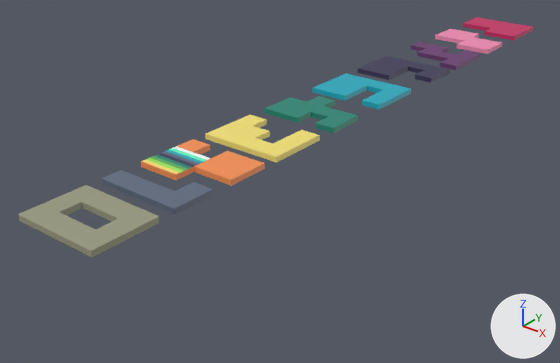
The Blender file data/tokens.blend, before and after one commit.
Camera for both pictures: a camera (50 mm lens) standing at (40.4, -61.5, 26.1) and looking at (-4.2, -5.7, -8.5). The lights are fixed; the arrows at lower right show +X, +Y and +Z.

Names of what the first picture shows: 'nmbr.001', 'nmbr.002', 'nmbr0', 'nmbr1', 'nmbr2', 'nmbr3', 'nmbr4', 'nmbr5', 'nmbr6', 'nmbr7'.
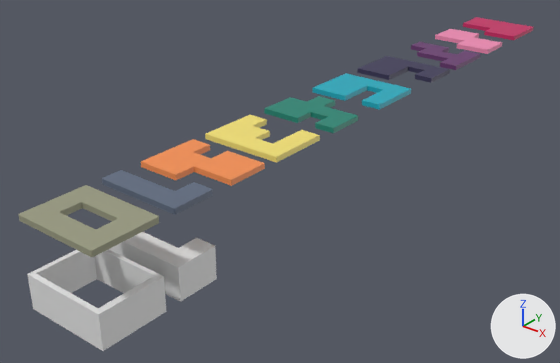
Commit message: Adds glow

Patch to the scene script:
```diff
--- a/data/tokens.blend.py
+++ b/data/tokens.blend.py
@@ me_cube @@
 me_cube.from_pydata(...)  # 24 vertices, 19 faces; spans x -1.0..1.0, y -1.0..1.0, z -1.0..1.0
 # used by ob_nmbr2; location = (0.0, -20.94, 0.0); scale = (4.0, 3.0, 0.25)
+# me_cube part 1: texture (UV) coordinates of 19 of 19 faces, centred in x -1.0..1.0, y -1.0..1.0, z -1.0..1.0, changed; they spanned u 0.0..0.58, v 0.0..0.48 and now span u 0.59..0.59, v 0.19..0.19
 me_cube.materials.append(mat_material_003)
@@ me_cube_012 @@
+me_cube_012.from_pydata([(-1.0, -1.0, -2.05), (-1.0, -1.0, 1.0), (1.0, -1.0, -2.05), (1.0, -1.0, 1.0), (1.0, 1.0, -2.05), (1.0, 1.0, 1.0), (-1.0, 0.0, 1.0), (-1.0, 0.0, -2.05), (0.5, 1.0, 1.0), (0.5, 1.0, -2.05), (0.5, 0.0, -2.05), (0.5, 1.0, -2.05), (0.5, 1.0, 1.0), (0.5, 0.0, 1.0)], [], [(0, 1, 6, 7), (8, 5, 4, 9), (4, 5, 3, 2), (2, 3, 1, 0), (9, 4, 2, 0, 7, 10, 11), (6, 1, 3, 5, 8, 12, 13), (11, 10, 13, 12), (6, 13, 10, 7), (9, 11, 12, 8)])
+for i in [6, 7, 8]: me_cube_012.polygons[i].material_index = 9992
@@ me_cube_009 @@
+me_cube_009.from_pydata([(-1.0, -1.0, -11.26), (-1.0, -1.0, 1.0), (-1.0, 1.0, -11.26), (-1.0, 1.0, 1.0), (1.0, -1.0, -11.26), (1.0, -1.0, 1.0), (1.0, 1.0, -11.26), (1.0, 1.0, 1.0), (-0.87, 0.87, -11.28), (-0.87, -0.87, -11.28), (0.87, 0.87, -11.28), (0.87, -0.87, -11.28), (-0.87, -0.87, 1.22), (-0.87, 0.87, 1.22), (0.87, 0.87, 1.22), (0.87, -0.87, 1.22)], [], [(0, 1, 3, 2), (2, 3, 7, 6), (6, 7, 5, 4), (4, 5, 1, 0), (4, 0, 9, 11), (7, 3, 13, 14), (2, 6, 10, 8), (0, 2, 8, 9), (6, 4, 11, 10), (5, 7, 14, 15), (3, 1, 12, 13), (1, 5, 15, 12), (9, 12, 15, 11), (8, 13, 12, 9), (10, 14, 13, 8), (11, 15, 14, 10)])
@@ ob_cube_002 @@
+ob_cube_002 = bpy.data.objects.new('Cube.002', me_cube_012)
+ob_cube_002.location = (0.0, -26.0, -5.63)
+ob_cube_002.scale = (4.0, 2.0, 1.0)
+_m = ob_cube_002.modifiers.new('Boolean', 'BOOLEAN')
@@ ob_glow0 @@
+ob_glow0 = bpy.data.objects.new('glow0', me_cube_009)
+ob_glow0.location = (0.0, -32.46, -4.93)
+ob_glow0.scale = (4.0, 3.0, 0.25)
```

Pixel boxes (x1, y1, x2, y2) of what changed, in the pictures (560 x 363 px):
'glow0', added: after (27, 249, 166, 351)
'Cube.002', added: after (109, 232, 217, 302)
part 1 of me_cube, surface changed: (141, 139, 265, 186) in both
